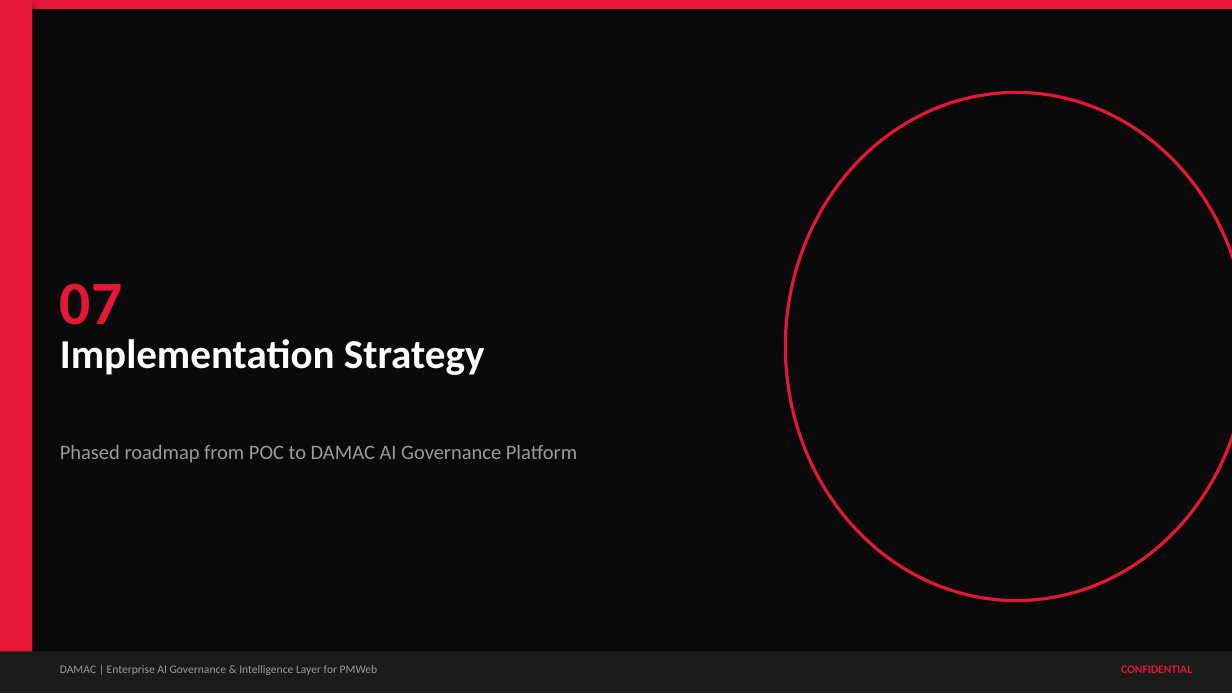
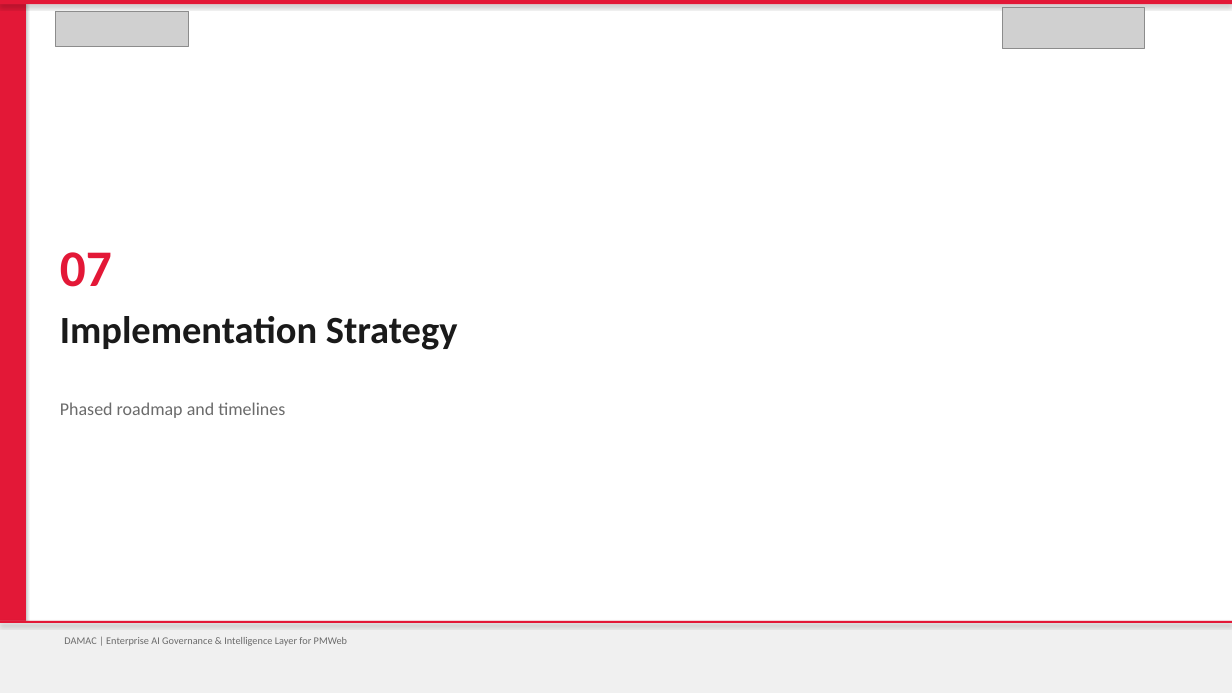
Before and after one commit to vishnushankar9024/procurehubibi, a slide deck: slide 25 of output/DAMAC_PMWeb_AI_Governance_Intelligence_Layer.pptx. Drawn at 1232x693 pixels with LibreOffice and Linux fonts; fonts in the diff are those of the drawing; grey boxes stand for pictures. Boxes give left, top, right and bottom in pixels: in the first picture for what was removed or moved away, otherwise in the second. Text is boxed around its words. In the diff, an @@ line names an element or a change of style, - is before the commit and + after.

```diff
--- a/output/DAMAC_PMWeb_AI_Governance_Intelligence_Layer.pptx
+++ b/output/DAMAC_PMWeb_AI_Governance_Intelligence_Layer.pptx
@@ background #0A0A0A to #FFFFFF @@
@@ rectangle: place and size @@
-rectangle at bbox=[0, 0, 32, 693]
+rectangle at bbox=[0, 0, 26, 693]
@@ rectangle: place and size @@
-rectangle at bbox=[0, 0, 1232, 9]
+rectangle at bbox=[0, 0, 1232, 4]
@@ picture added at bbox=[55, 11, 189, 46] @@
@@ picture added at bbox=[1003, 7, 1145, 48] @@
@@ ellipse removed at bbox=[786, 92, 1232, 601] @@
@@ text "07": place and size @@
-text "07" at bbox=[60, 283, 122, 325]
+text "07" at bbox=[60, 252, 112, 287]
@@ text "07" at bbox=[60, 252, 112, 287]: size 48 to 40 pt @@
@@ text "Implementation Strategy": place and size @@
-text "Implementation Strategy" at bbox=[60, 339, 485, 375]
+text "Implementation Strategy" at bbox=[60, 316, 458, 350]
@@ text "Implementation Strategy" at bbox=[60, 316, 458, 350]: size 32 to 30 pt, text colour #FFFFFF to #1A1A1A @@
@@ text added at bbox=[60, 402, 285, 418], 14 pt, text #6B6B6B @@
+Phased roadmap and timelines
@@ text removed at bbox=[60, 445, 577, 463] @@
-Phased roadmap from POC to DAMAC AI Governance Platform
@@ rectangle: place and size @@
-rectangle at bbox=[0, 652, 1232, 693]
+rectangle at bbox=[0, 621, 1232, 693]
@@ rectangle at bbox=[0, 621, 1232, 693]: fill #1A1A1A to #F0F0F0 @@
@@ rectangle added at bbox=[0, 621, 1232, 623], fill #E31837 @@
@@ text "DAMAC | Enterprise AI Governance ...": place and size @@
-text "DAMAC | Enterprise AI Governance ..." at bbox=[60, 665, 378, 675]
+text "DAMAC | Enterprise AI Governance ..." at bbox=[64, 637, 347, 646]
@@ text "DAMAC | Enterprise AI Governance ..." at bbox=[64, 637, 347, 646]: size 9 to 8 pt, text colour #9A9A9A to #6B6B6B @@
@@ text removed at bbox=[1121, 665, 1192, 673] @@
-CONFIDENTIAL
```
Also in this commit, not shown: 33 other slides changed, 1 slide added, 1 slide removed, 5 other files.
